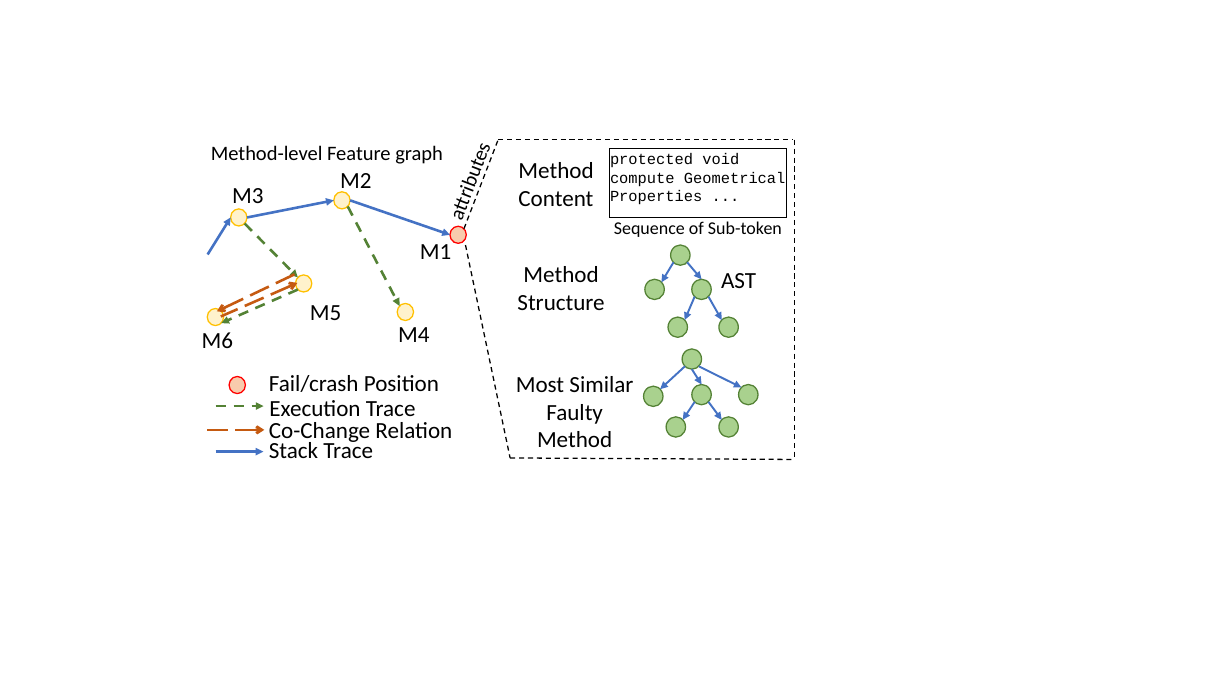
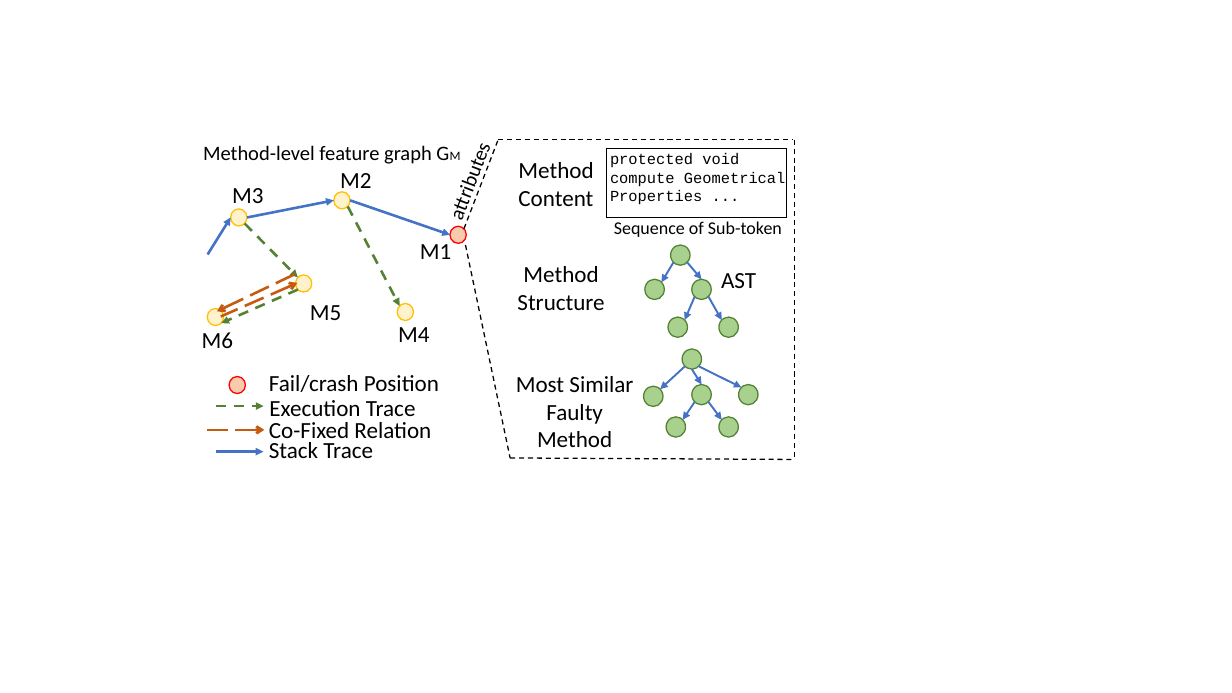
Before and after one commit to tien-n-nguyen/fixlocator, a slide deck: slide 3 of Figures.pptx. Drawn at 1232x693 pixels with LibreOffice and Linux fonts; fonts in the diff are those of the drawing. Boxes give left, top, right and bottom in pixels: in the first picture for what was removed or moved away, otherwise in the second. Text is boxed around its words. In the diff, an @@ line names an element or a change of style, - is before the commit and + after.

```diff
--- a/Figures.pptx
+++ b/Figures.pptx
@@ text at (203, 145, 432, 164): text changed @@
-Method-level Feature graph
+Method-level feature graph GM
@@ rectangle: place and size @@
-rectangle at (610, 149, 787, 217)
+rectangle at (606, 149, 787, 217)
@@ text at (269, 422, 431, 444): text changed @@
-Co-Change Relation
+Co-Fixed Relation
```
Also in this commit, not shown: 2 slides added, 4 other files.
